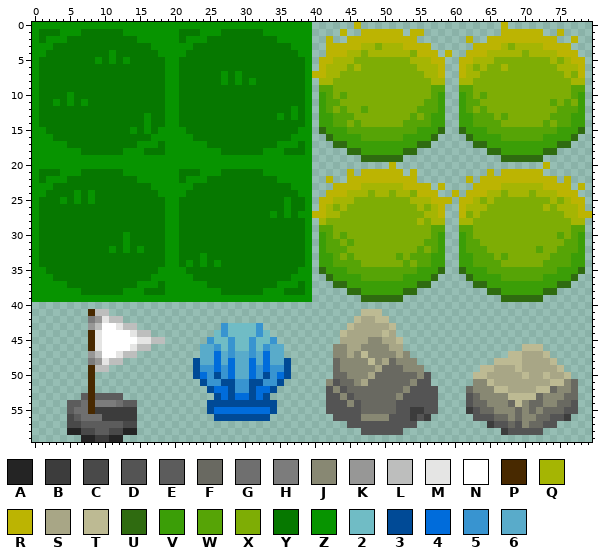
Two states of a sprite sheet, assets/images/background_atlas.png. The picture above was drawn from the file before the commit.
The file is 80x60 pixels. Colours within 5 levels of each other are drawn and written as one.
Palette (. is transparent): A #242424  B #3c3c3c  C #494949  D #545454  E #5c5c5c  F #696961  G #6f6f6f  H #7c7c7c  J #888873  K #979796  L #bdbebd  M #e5e5e4  N #ffffff  P #482900  Q #a5b503  R #bcb402  S #a8a686  T #bdba93  U #2f6b10  V #3b9e07  W #56a406  X #7ead05  Y #067800  Z #079400  2 #70bcc5  3 #004a96  4 #006cdb  5 #3894d0  6 #59abca
Pixels before (only the part around the change), first column x 4:
28 YYYYYYYYYYYYYYYZZYYYYYYYYYYY
29 YYYYYYYYYYYYYYYZZYYYYYYYYYYY
30 YYYYYYYYYZYYYYYZZYYYYYYYYYYY
31 YYYYYYYYYZYYYYYZZYYYYYYYYYYY
32 YYYYYYYZYZYZYYYZZYYYYYYYYYYY
33 YYYYYYYYYYYYYYYZZYYYZYYYYYYY
34 YYYYYYYYYYYYYYYZZYZYZYZYYYYY
35 YYYYYYYYYYYYYYZZZZYYYYYYYYYY
36 YYYYYYYYYYYYYZZZZZZYYYYYYYYY
37 ZYYYYYYYYYYZZZYZZZZZZYYYYYYY
38 ZZZYYYYYYZZZYYYZZZZZZZZYYYYY
39 ZZZZZZZZZZZZZZZZZZZZZZZZZZZZ
40 ............................
41 ....PLL.....................
42 ....HKMLL...................
43 ....KLNNMLL............52222
44 ....PMNNNNMLL.........252222
45 ....PMNNNNNMMLL......5225225
46 ....PMNNNNMLL.......66525225
47 ....KLNNMLL.........66465665
48 ....HKMLL..........366464664
49 ....PLL............355454664
50 ....P..............345354664
51 ....P...............35533553
52 ....P................3443553
53 ...EPEEEE.............343443
54 .EEGPHHHGEE..........3333333
55 .EGGPBBBBBB..........3444444
56 .CEGGGBBBBB...........333333
And afterwards:
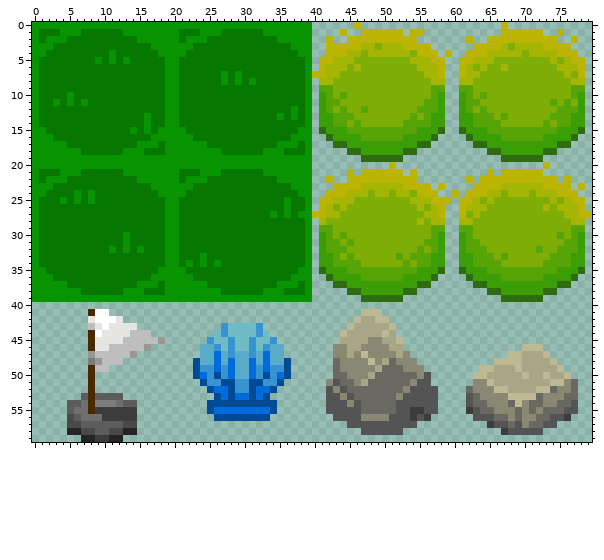
Diff:
{"y":41,"x":9,"old":"LL","new":"NN"}
{"y":42,"x":8,"old":"HKMLL","new":"MNNNM"}
{"y":43,"x":8,"old":"KL","new":"LM"}
{"y":43,"x":11,"old":"N","new":"M"}
{"y":43,"x":13,"old":"LL","new":"MM"}
{"y":44,"x":9,"old":"MNNNNM","new":"NMMMML"}
{"y":45,"x":10,"old":"NNNNNMM","new":"MMMLLLL"}
{"y":45,"x":18,"old":"L","new":"K"}
{"y":46,"x":10,"old":"NNNNM","new":"MLLLL"}
{"y":46,"x":16,"old":"L","new":"K"}
{"y":47,"x":10,"old":"NNM","new":"LLL"}
{"y":47,"x":14,"old":"L","new":"K"}
{"y":48,"x":10,"old":"M","new":"L"}
{"label":"changed","picture_box":[88,309,165,365]}
